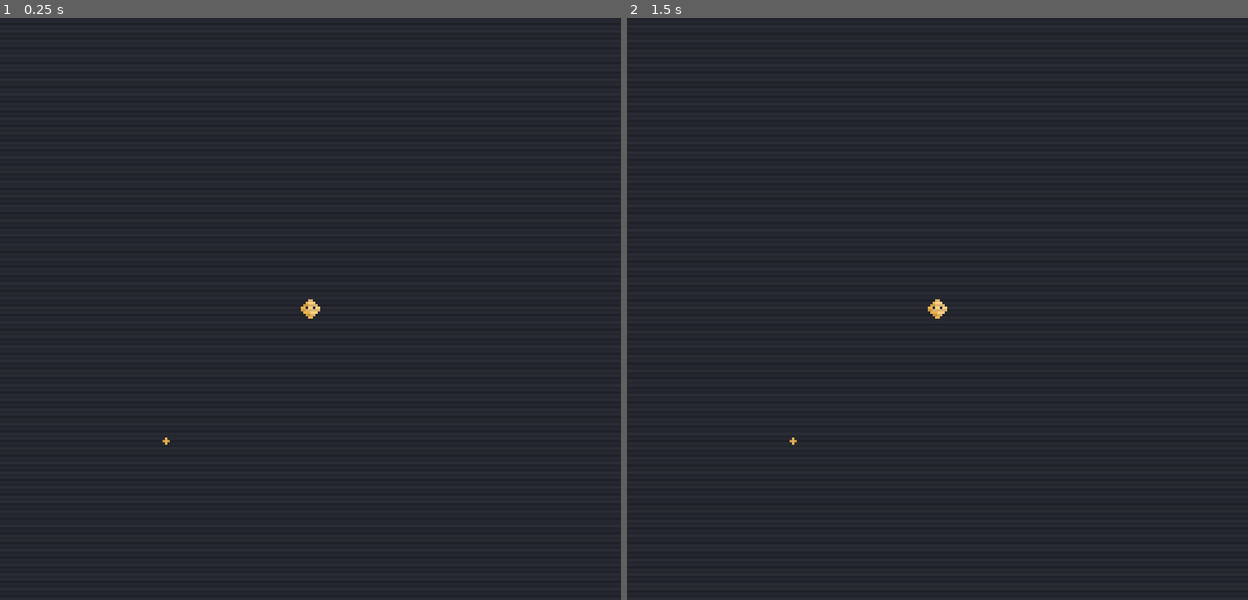
Above: before the commit, frames 1-2 (left to right).
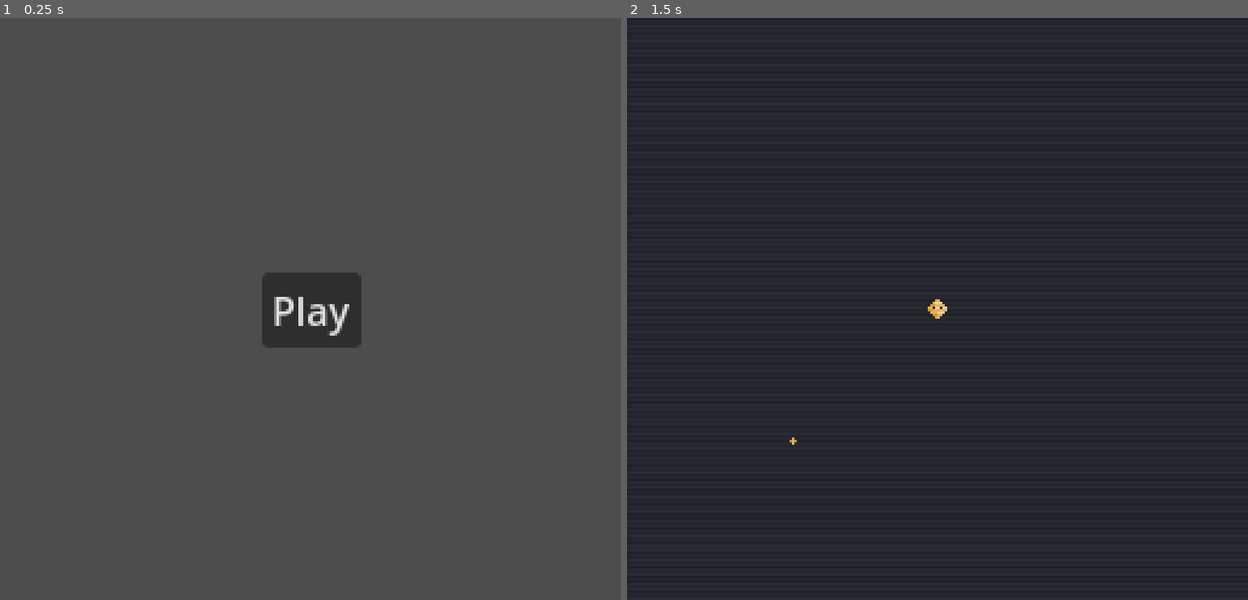
Above: after the commit, the same moments.

Repository: sym-z/melon-jam-24
Game: Godot game, scene res://scenes/main_menu.tscn
Two runs of this game, one before a commit and one after it. Both use one fixed random seed, a clock stepped at 60 frames per second and the inputs below.
Inputs (mouse positions are in pixels of both pictures, inside the frame that each line leads up to):
- Up to frame 1 (0.25 s): no input
- Up to frame 2 (1.5 s): click (937, 309) at 0.5 s, where only the run after the commit has a clickable "Play"; tap Enter at 1.25 s

The runs differ from the first frame. In frame 1, 98% of the frame differs, in the area x 0-100%, y 0-100%; in frame 2, nothing differs.

Commit message:
Main menu start, with button

Diff:
--- a/melon-jam/scenes/main_menu.tscn
+++ b/melon-jam/scenes/main_menu.tscn
@@ -11,3 +11,20 @@
 grow_vertical = 2
 script = ExtResource("1_l5uq4")
 metadata/_edit_use_anchors_ = true
+
+[node name="Play Button" type="Button" parent="."]
+layout_mode = 1
+anchors_preset = 8
+anchor_left = 0.5
+anchor_top = 0.5
+anchor_right = 0.5
+anchor_bottom = 0.5
+offset_left = -4.0
+offset_top = -4.0
+offset_right = 4.0
+offset_bottom = 4.0
+grow_horizontal = 2
+grow_vertical = 2
+text = "Play"
+
+[connection signal="button_up" from="Play Button" to="." method="_on_play_button_button_up"]
--- a/melon-jam/scripts/main_menu.gd
+++ b/melon-jam/scripts/main_menu.gd
@@ -1,7 +1,6 @@
 extends Control
-
-func _ready() -> void:
-	call_deferred("next_scene")
-
 func next_scene():
 	get_tree().change_scene_to_file("res://scenes/typing.tscn")
+
+func _on_play_button_button_up():
+	call_deferred("next_scene")
--- a/melon-jam/scripts/mass.gd
+++ b/melon-jam/scripts/mass.gd
@@ -12,7 +12,6 @@
 	adjustOffset()
 
 func hideSprite():
-	print("hiding")
 	sprite.visible = false
 
 
--- a/melon-jam/scripts/player.gd
+++ b/melon-jam/scripts/player.gd
@@ -10,8 +10,5 @@
 
 
 func _on_area_2d_area_entered(area):
-	print("I SEE U")
 	if area.get_parent().has_method("hideSprite"):
-		print("HIDE ME")
 		area.get_parent().hideSprite()
-	pass # Replace with function body.
